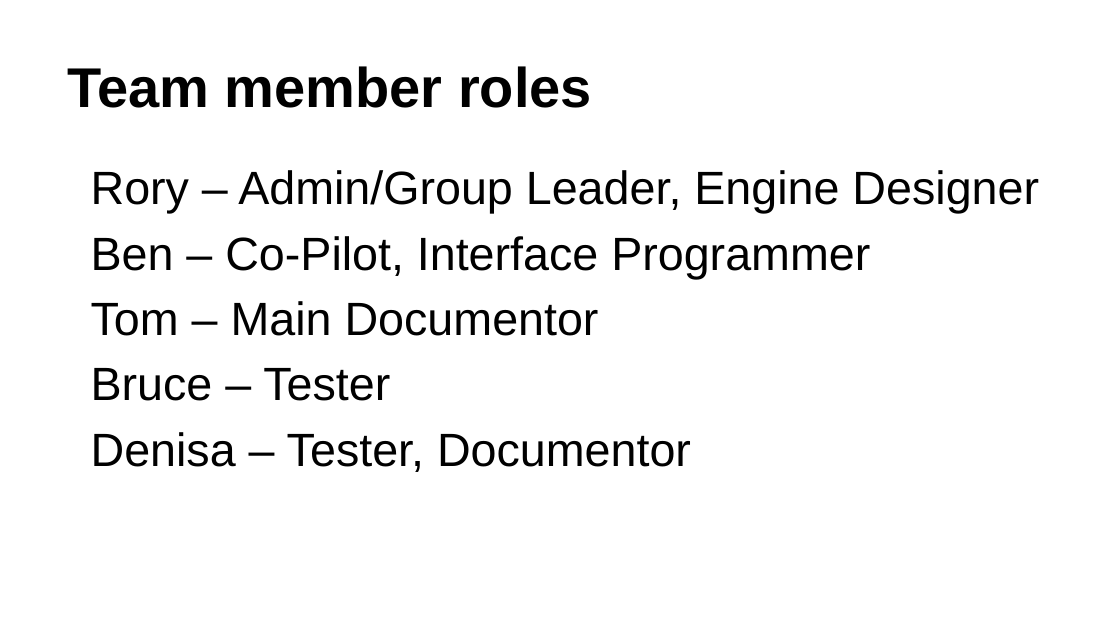
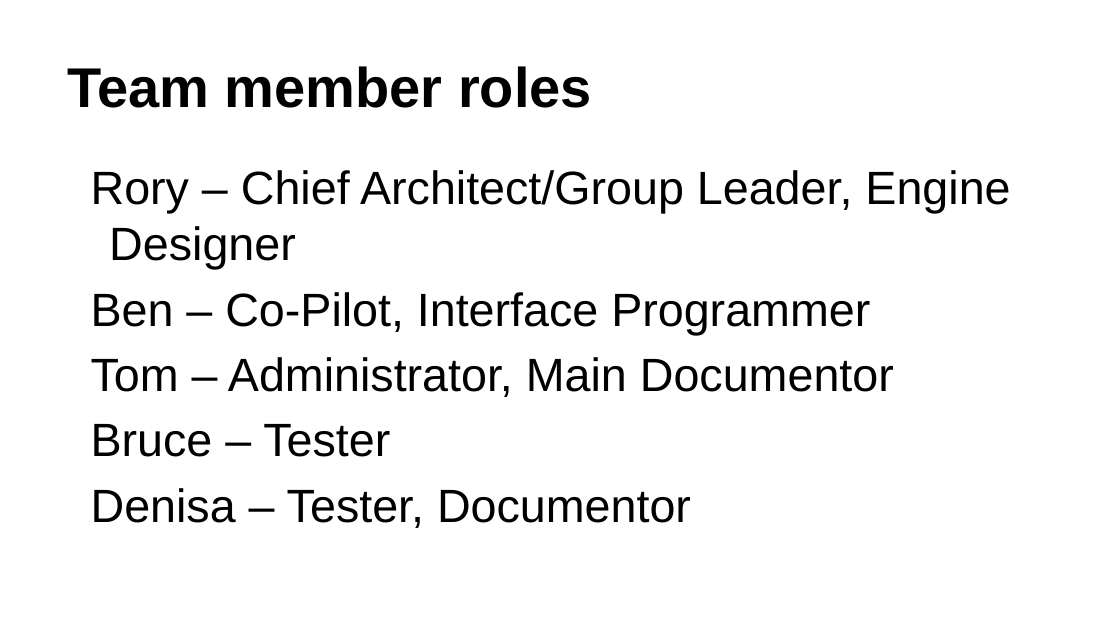
Before and after one commit to drexel-cs451-rbbtd/apologies, a slide deck: slide 2 of doc/slide prototype/export from Google Drive.pptx. Drawn at 1120x630 pixels with LibreOffice and Linux fonts; fonts in the diff are those of the drawing. Boxes give left, top, right and bottom in pixels: in the first picture for what was removed or moved away, otherwise in the second. Text is boxed around its words. In the diff, an @@ line names an element or a change of style, - is before the commit and + after.

```diff
--- a/doc/slide prototype/export from Google Drive.pptx
+++ b/doc/slide prototype/export from Google Drive.pptx
@@ text at [91, 170, 1010, 270]: text changed @@
-Rory – Admin/Group Leader, Engine Designer
+Rory – Chief Architect/Group Leader, Engine Designer
@@ text at [91, 357, 894, 397]: text changed @@
-Tom – Main Documentor
+Tom – Administrator, Main Documentor
```
Also in this commit, not shown: 5 other slides changed, 4 slides added, 1 other file.
